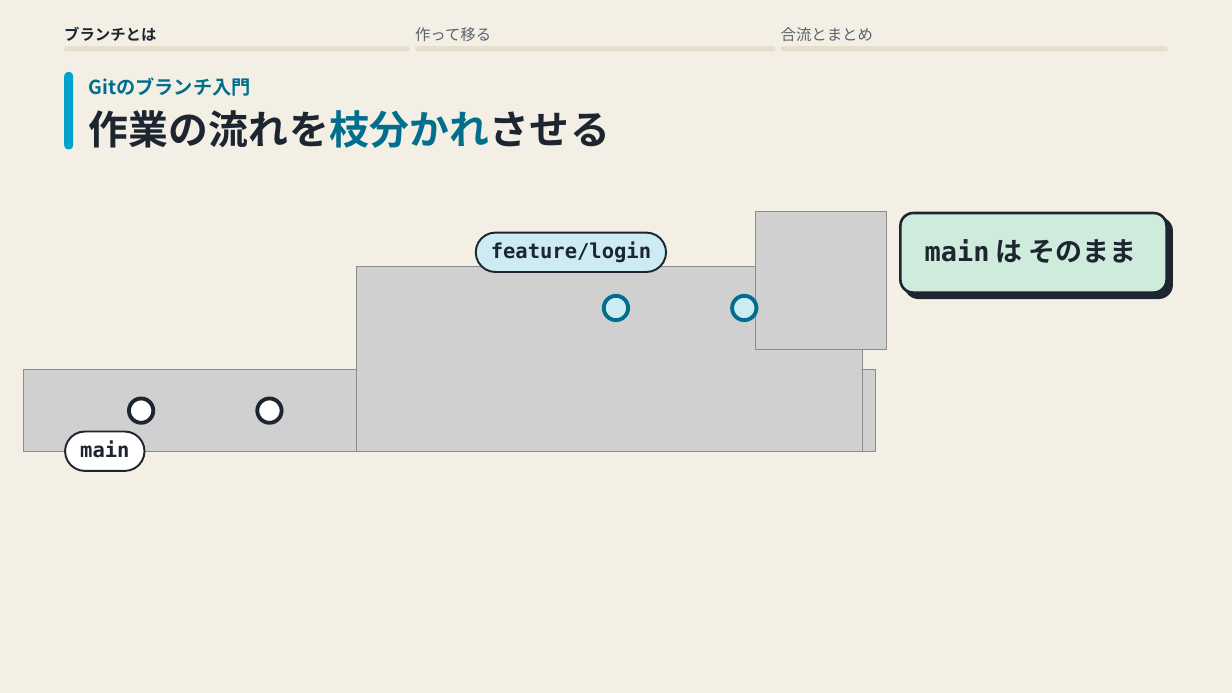
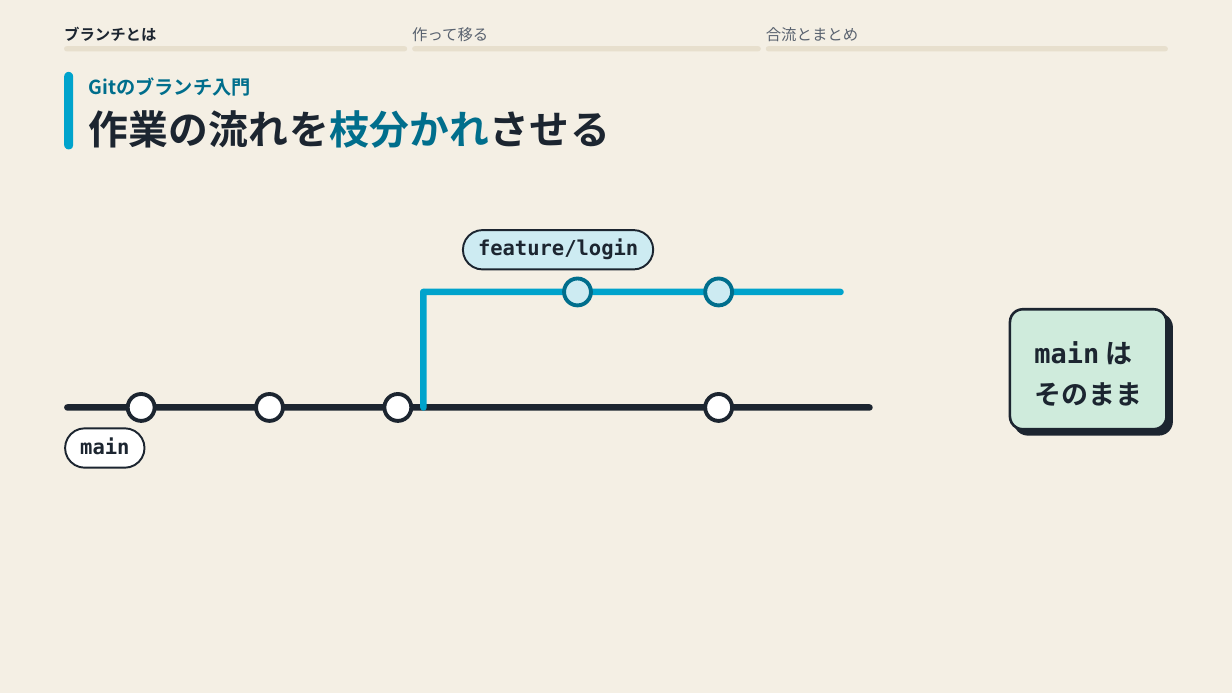
Before and after one commit to yukihito-jokyu/context, a slide deck: slide 1 of docs/artifacts/skills/motion-deck/git-branch.pptx. Drawn at 1232x693 pixels with LibreOffice and Linux fonts; fonts in the diff are those of the drawing; grey boxes stand for pictures; background and template pictures are left out. Boxes give left, top, right and bottom in pixels: in the first picture for what was removed or moved away, otherwise in the second. Text is boxed around its words. In the diff, an @@ line names an element or a change of style, - is before the commit and + after.

```diff
--- a/docs/artifacts/skills/motion-deck/git-branch.pptx
+++ b/docs/artifacts/skills/motion-deck/git-branch.pptx
@@ text "合流とまとめ": place and size @@
-text "合流とまとめ" at <box>781,27,873,41</box>
+text "合流とまとめ" at <box>766,27,858,41</box>
@@ rounded rectangle: place and size @@
-rounded rectangle at <box>415,46,775,52</box>
+rounded rectangle at <box>412,46,761,52</box>
@@ rounded rectangle: place and size @@
-rounded rectangle at <box>781,46,1168,52</box>
+rounded rectangle at <box>766,46,1168,52</box>
@@ rounded rectangle: place and size @@
-rounded rectangle at <box>476,233,666,273</box>
+rounded rectangle at <box>463,230,653,270</box>
@@ text "feature/login": place and size @@
-text "feature/login" at <box>491,241,651,263</box>
+text "feature/login" at <box>478,239,638,260</box>
@@ picture removed at <box>756,211,887,349</box> @@
@@ rounded rectangle removed at <box>900,213,1166,293</box> @@
@@ picture removed at <box>357,267,862,452</box> @@
@@ rounded rectangle added at <box>421,288,427,410</box>, fill #00A3CC @@
@@ rounded rectangle added at <box>421,288,844,295</box>, fill #00A3CC @@
@@ rounded rectangle: place and size @@
-rounded rectangle at <box>604,296,628,320</box>
+rounded rectangle at <box>564,278,591,305</box>
@@ rounded rectangle: place and size @@
-rounded rectangle at <box>732,296,756,320</box>
+rounded rectangle at <box>705,278,732,305</box>
@@ rounded rectangle added at <box>1010,310,1166,430</box>, fill #CFEBDC, outline #1C2530 2 pt @@
@@ text "main は そのまま": place and size @@
-text "main は そのまま" at <box>925,239,1137,263</box>
+text "main は そのまま" at <box>1034,342,1142,406</box>
@@ text "main は そのまま" at <box>1034,342,1142,406</box>: line spacing 1 to 31.5pt @@
@@ picture removed at <box>23,370,875,452</box> @@
@@ rounded rectangle added at <box>64,405,872,411</box>, fill #1C2530 @@
@@ rounded rectangle: place and size @@
-rounded rectangle at <box>129,398,153,422</box>
+rounded rectangle at <box>128,394,154,421</box>
@@ rounded rectangle: place and size @@
-rounded rectangle at <box>257,398,281,422</box>
+rounded rectangle at <box>256,394,283,421</box>
@@ rounded rectangle added at <box>384,394,411,421</box>, fill #FFFFFF, outline #1C2530 3 pt @@
@@ rounded rectangle added at <box>705,394,732,421</box>, fill #FFFFFF, outline #1C2530 3 pt @@
```
Also in this commit, not shown: 3 other slides changed, 13 other files.
